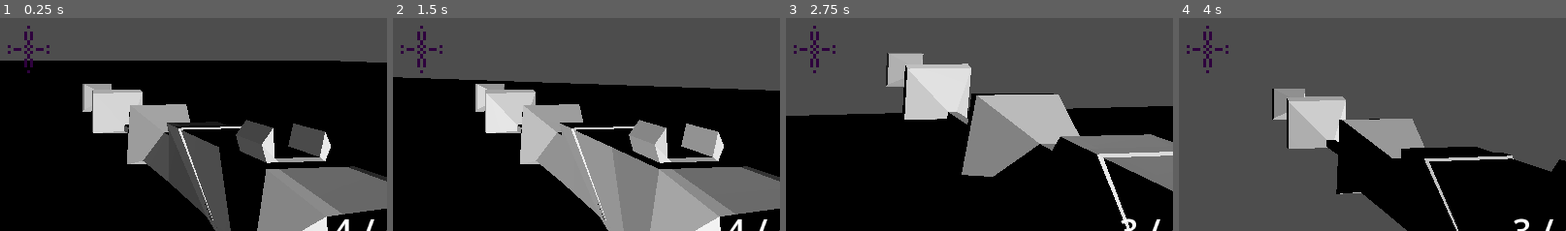
Above: before the commit, frames 1-4 (left to right).
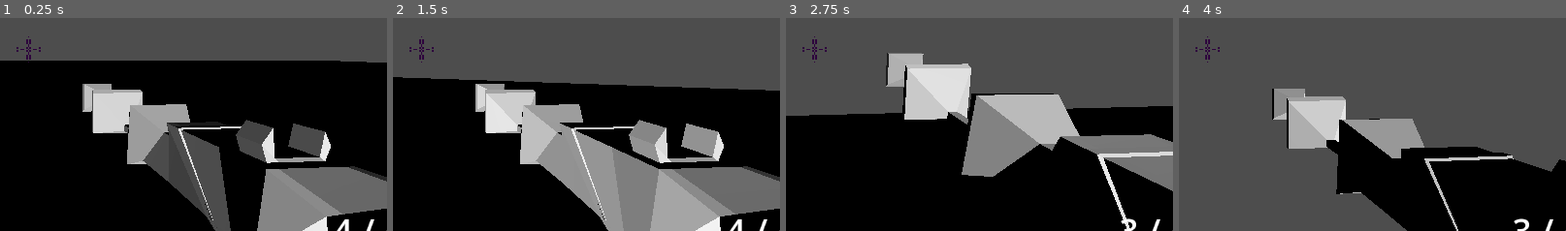
Above: after the commit, the same moments.

Repository: Bubullzz/CodeName-MegaKill
Game: Godot game, scene res://scenes/base.tscn
The game is run twice, just before and just after one commit, with the same random seed, the same clock (stepped at 60 frames per second) and the same inputs.
Inputs (mouse positions are % of the whole screen's width and height, from its top left):
- Up to frame 1 (0.25 s): no input
- Up to frame 2 (1.5 s): tap Enter at 0.5 s; move the mouse to (55, 49) at 0.52 s; hold Up (ui_up) from 0.53 s (still down); tap Shift (dash) at 0.6 s; tap Space (jump) at 0.77 s; move the mouse to (45, 50) at 1.27 s; click (45, 50) at 1.35 s
- Up to frame 3 (2.75 s): keep holding Up (ui_up); tap Space (jump) at 1.52 s; move the mouse to (52, 47) at 2.02 s; right-click (52, 47) at 2.1 s
- Up to frame 4 (4 s): keep holding Up (ui_up); move the mouse to (49, 51) at 2.77 s; tap 0 at 2.85 s; tap Space (jump) at 3.02, 3.77 s; move the mouse to (57, 50) at 3.52 s; hold 1 from 3.53 s (still down)
The pictures show only the part of the screen within x 46-96%, y 42-92%; the shares and areas given below are measured in that part.

The runs differ from the first frame. In frame 1, 0.3% of the frame differs, in the area x 2-13%, y 3-26%; in frame 2, 0.3%; in frame 3, 0.3%; in frame 4, 0.3%.

Commit message:
updated goons to have their head at the front and bumbed the revolder damage by 10%

Diff:
--- a/scenes/goon.tscn
+++ b/scenes/goon.tscn
@@ -32,7 +32,7 @@
 metadata/_custom_type_script = "uid://0jkquaqdb3xp"
 
 [node name="CollisionShape3D" type="CollisionShape3D" parent="WeakspotHurtbox" unique_id=1614599056]
-transform = Transform3D(1, 0, 0, 0, 1, 0, 0, 0, 1, -0.06541441, 0.10786059, -0.5705502)
+transform = Transform3D(1, 0, 0, 0, 1, 0, 0, 0, 1, -0.06541446, 0.10786059, 0.6634327)
 shape = SubResource("BoxShape3D_lvo0j")
 debug_color = Color(0.9450875, 0.1759749, 0.40388775, 0.41960785)
 
--- a/scenes/ui.tscn
+++ b/scenes/ui.tscn
@@ -51,17 +51,17 @@
 
 [node name="Crossair" type="Control" parent="." unique_id=1623937485]
 texture_filter = 3
-custom_minimum_size = Vector2(70, 0)
+custom_minimum_size = Vector2(40, 40)
 layout_mode = 1
 anchors_preset = 8
 anchor_left = 0.5
 anchor_top = 0.5
 anchor_right = 0.5
 anchor_bottom = 0.5
-offset_left = -35.0
-offset_top = -35.0
-offset_right = 35.0
-offset_bottom = 35.0
+offset_left = -20.0
+offset_top = -20.0
+offset_right = 20.0
+offset_bottom = 20.0
 grow_horizontal = 2
 grow_vertical = 2
 
@@ -87,16 +87,11 @@
 
 [node name="Crossair" type="TextureRect" parent="Crossair" unique_id=2021293663]
 texture_filter = 3
-custom_minimum_size = Vector2(70, 0)
-layout_mode = 0
-anchor_left = 0.5
-anchor_top = 0.5
-anchor_right = 0.5
-anchor_bottom = 0.5
-offset_left = -35.0
-offset_top = -35.0
-offset_right = 35.0
-offset_bottom = 35.0
+custom_minimum_size = Vector2(30, 0)
+layout_mode = 1
+anchors_preset = 15
+anchor_right = 1.0
+anchor_bottom = 1.0
 grow_horizontal = 2
 grow_vertical = 2
 texture = ExtResource("2_x4jx1")
--- a/scenes/weapons/revolver.tscn
+++ b/scenes/weapons/revolver.tscn
@@ -30,7 +30,7 @@
 [node name="WeaponDataComponent" type="Node" parent="." unique_id=1587948087]
 script = ExtResource("4_6iuvm")
 weapon_name = "Revolver"
-damage = 30
+damage = 35
 metadata/_custom_type_script = "uid://d2vxojyfquhqf"
 
 [node name="ModelPivot" type="Node3D" parent="." unique_id=1707824841]
Not shown: 1 places in scenes/weapons/revolver.tscn that only renumber resources
